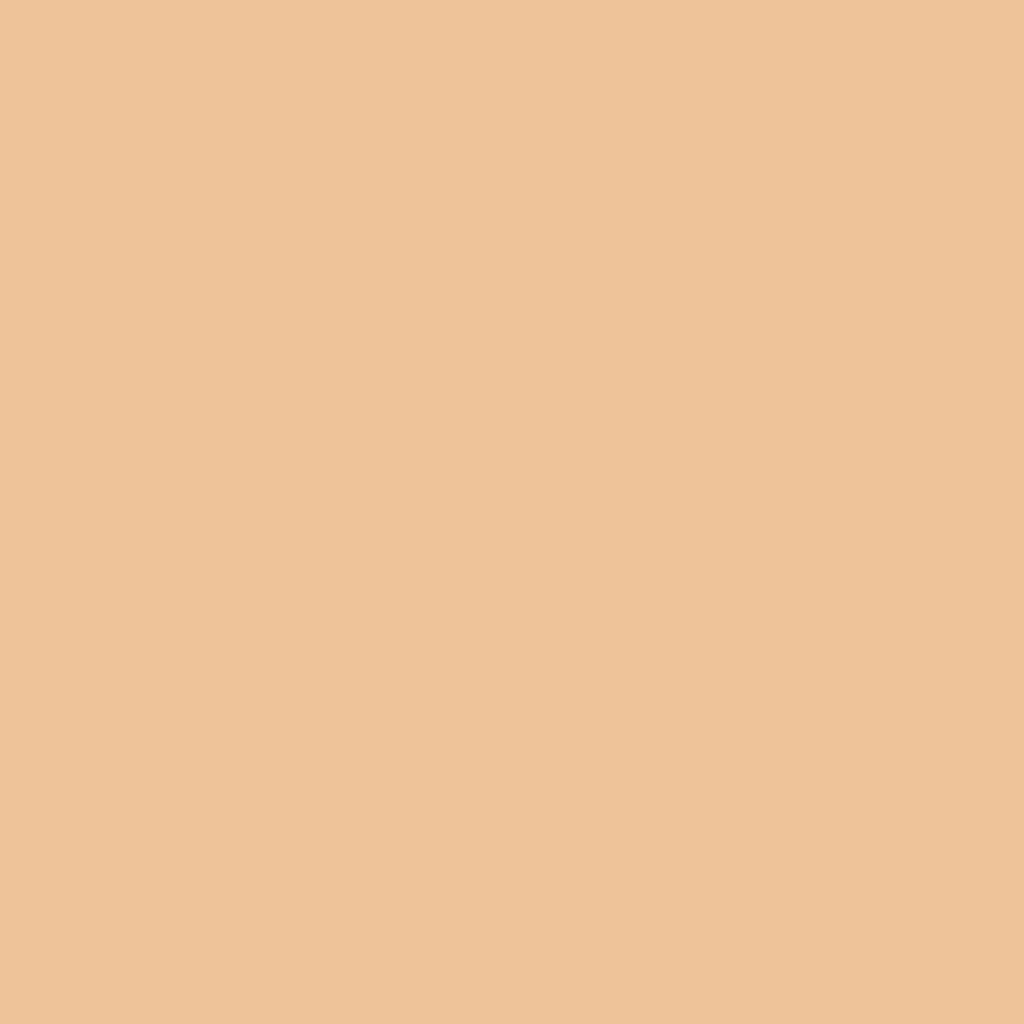
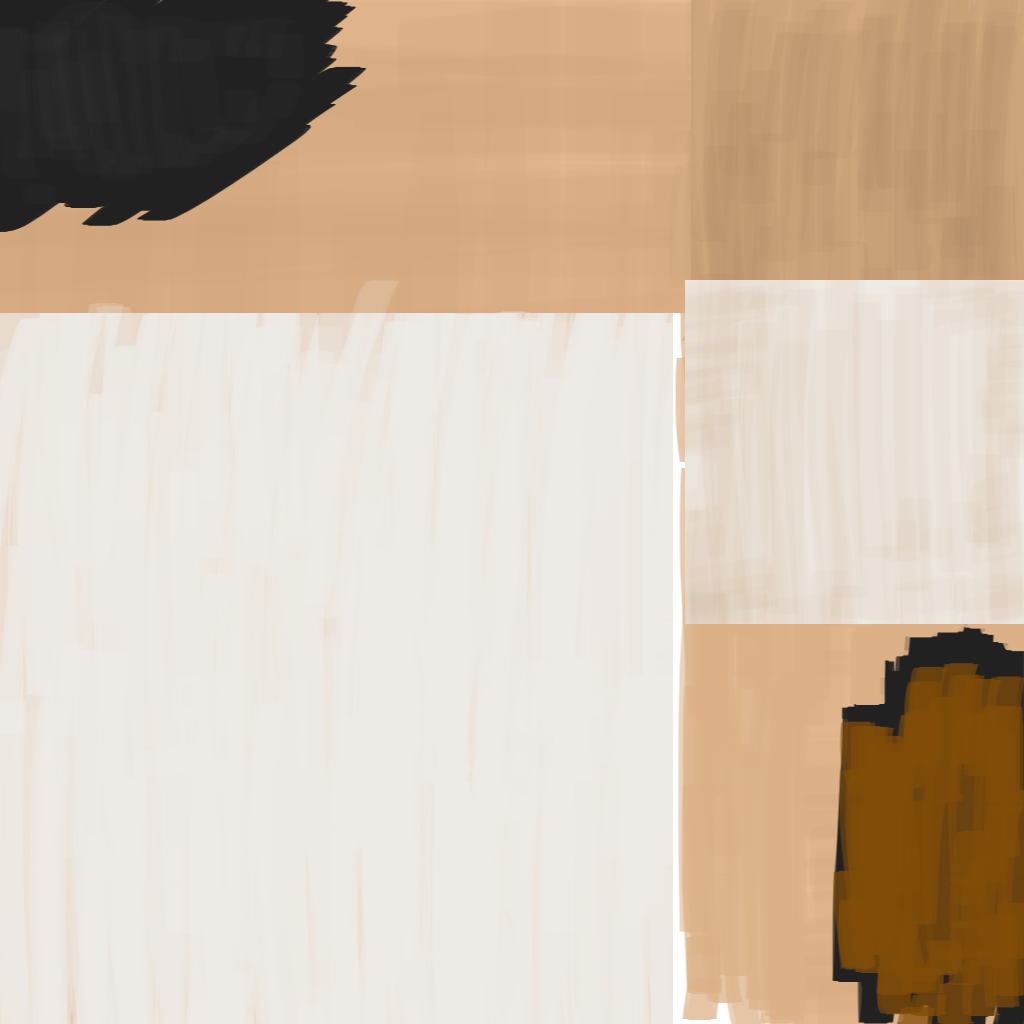
The second 1024×1024 image is a revision of the first. Changes to its layers:
painted on "Livello 1" over (0, 0, 1024, 1024)
